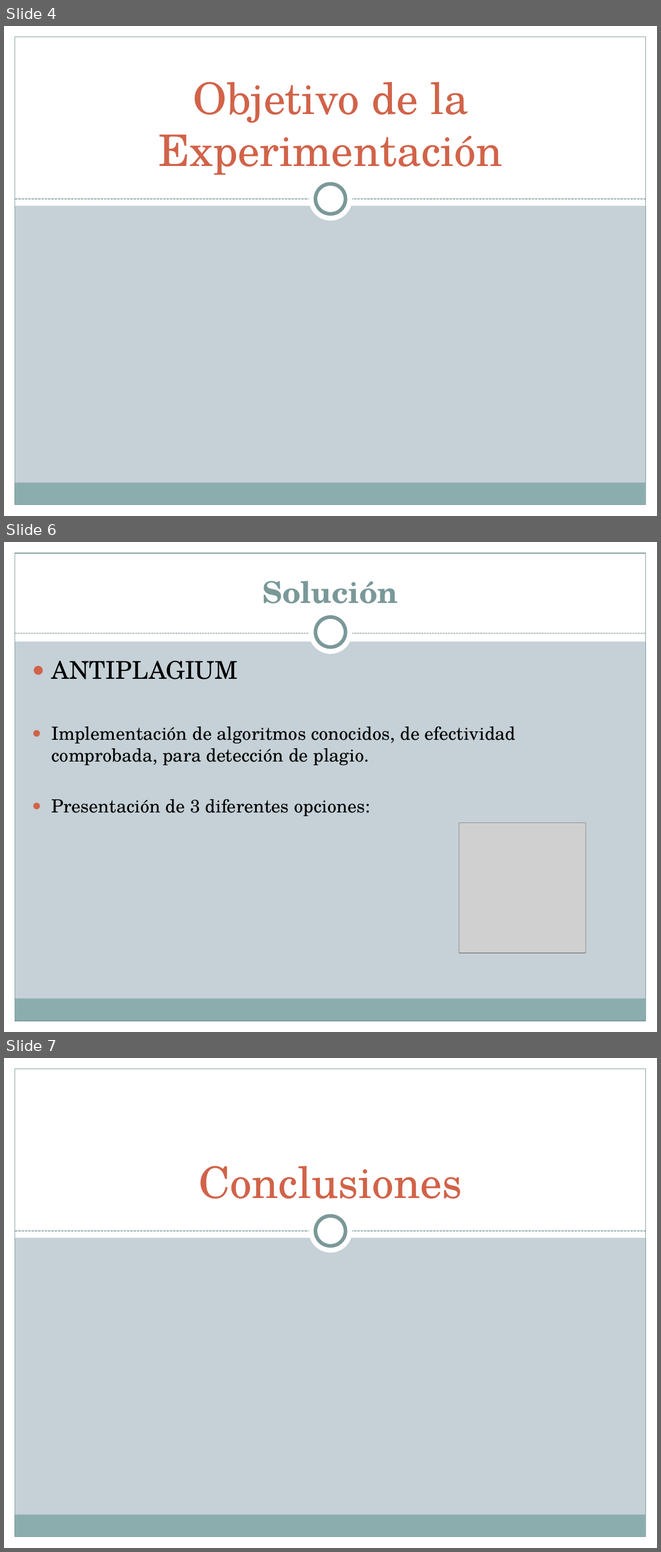
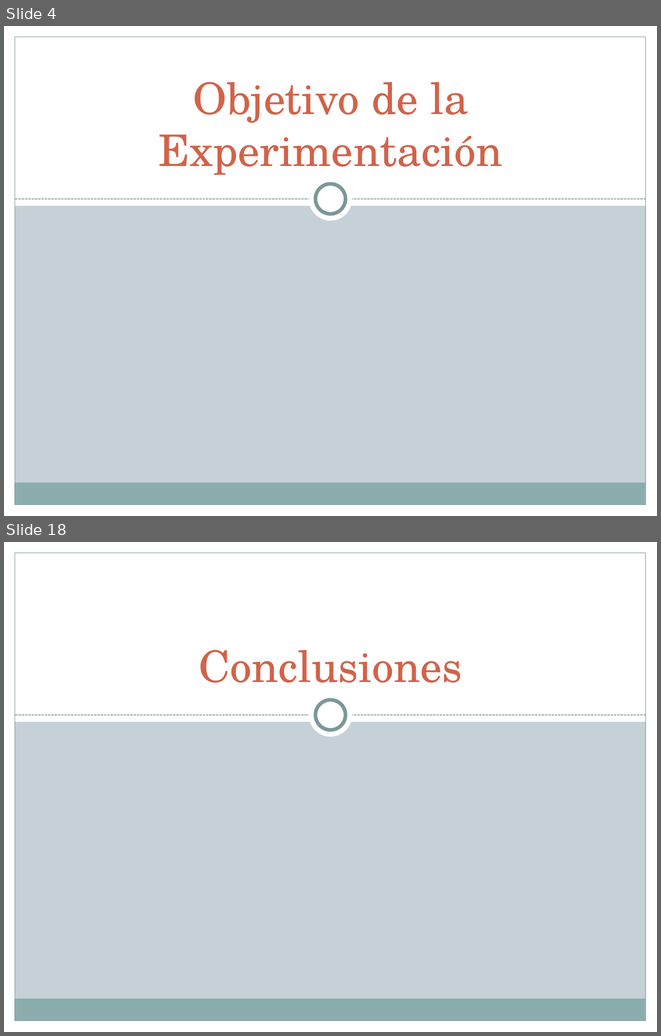
Before and after one commit to diegohttp/plagiarius, a slide deck: Lab6/Diapos HIPOTESIS.pptx. Shown one above the other, each under a label of ours: slides 4, 6 and 7 before the commit, slides 4 and 18 after it; the slides between them are not shown. The pictures are 661x1552 and 661x1036 pixels, drawn with LibreOffice and Linux fonts; fonts in the diff are those of the drawing; grey boxes stand for pictures. Boxes give left, top, right and bottom in pixels: in the first picture for what was removed or moved away, otherwise in the second. Text is boxed around its words. In the diff, an @@ line names an element or a change of style, - is before the commit and + after.

```diff
--- a/Lab6/Diapos HIPOTESIS.pptx
+++ b/Lab6/Diapos HIPOTESIS.pptx
@@ slide 6 removed at (4, 542, 657, 1032), background #C5D1D7; not listed: 5 template elements that a slide beside it also shows @@
@@ rectangle removed at (4, 542, 657, 641) @@
@@ title removed at (262, 581, 398, 603) @@
-Solución
@@ ellipse removed at (309, 610, 353, 654) @@
@@ ellipse removed at (316, 617, 345, 647) @@
@@ line removed from (15, 633) to (646, 633) @@
@@ text removed at (52, 661, 516, 816) @@
-● ANTIPLAGIUM
-● Implementación de algoritmos conocidos, de efectividad comprobada, para detección de plagio.
-● Presentación de 3 diferentes opciones:
@@ picture removed at (459, 823, 586, 953) @@
@@ what was slide 7 is now slide 18 @@
```
Also in this commit, not shown: 1 slide changed, 12 slides added.
